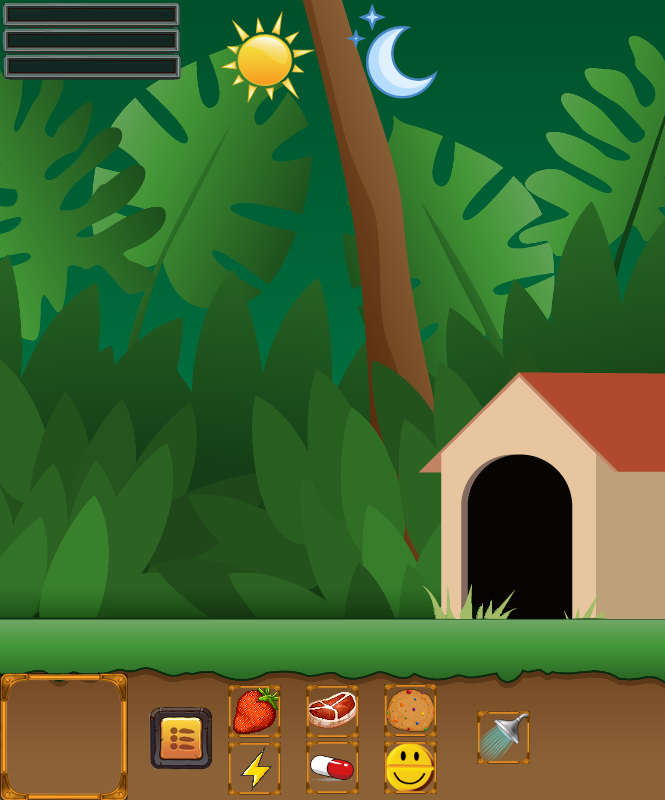
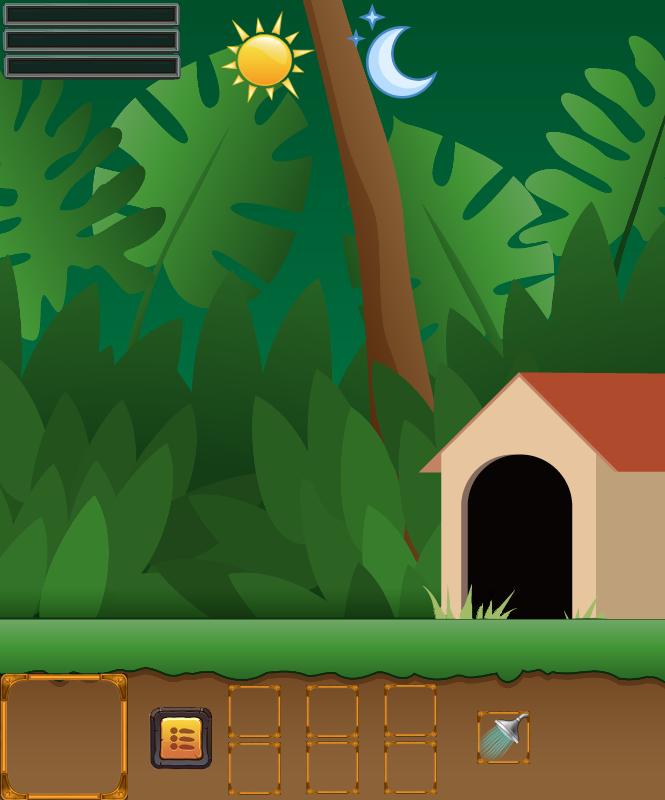
Before/after of a (665, 800) layered artwork. What changed in the layer stack:
painted on "Biscuit.png" over left=386, top=689, right=435, bottom=732
painted on "Viande.png" over left=308, top=692, right=357, bottom=729
painted on "Fruit.png" over left=233, top=684, right=282, bottom=734
painted on "Antidep.png" over left=386, top=743, right=435, bottom=792
painted on "pill.png" over left=310, top=755, right=354, bottom=782
painted on "Stim.png" over left=240, top=746, right=272, bottom=791
